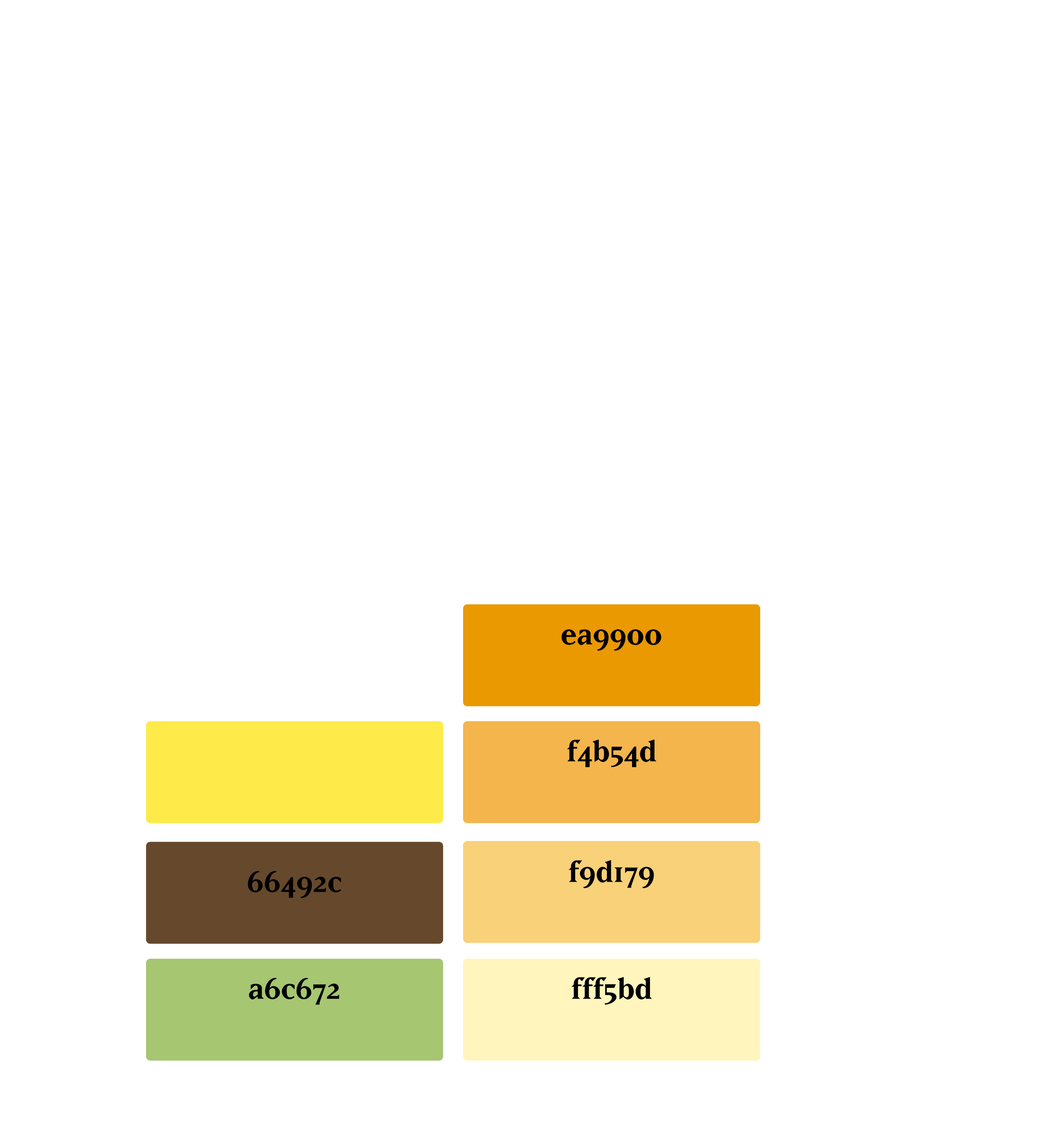
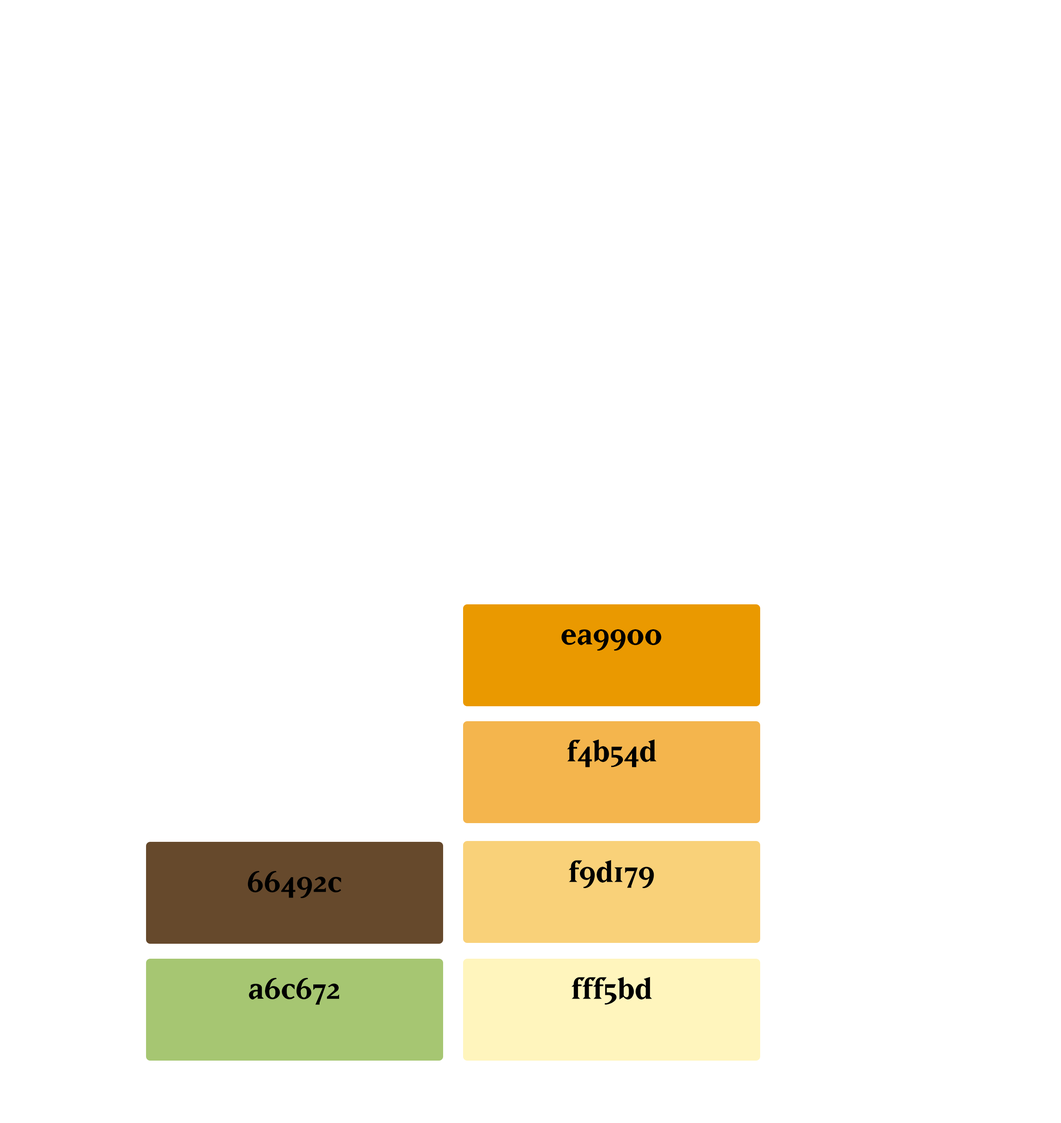
The second 1061×1123 image is a revision of the first. Changes to its layers:
removed layer "Rounded Rectangle 1 copy 4" over [left=146, top=721, right=444, bottom=824]
